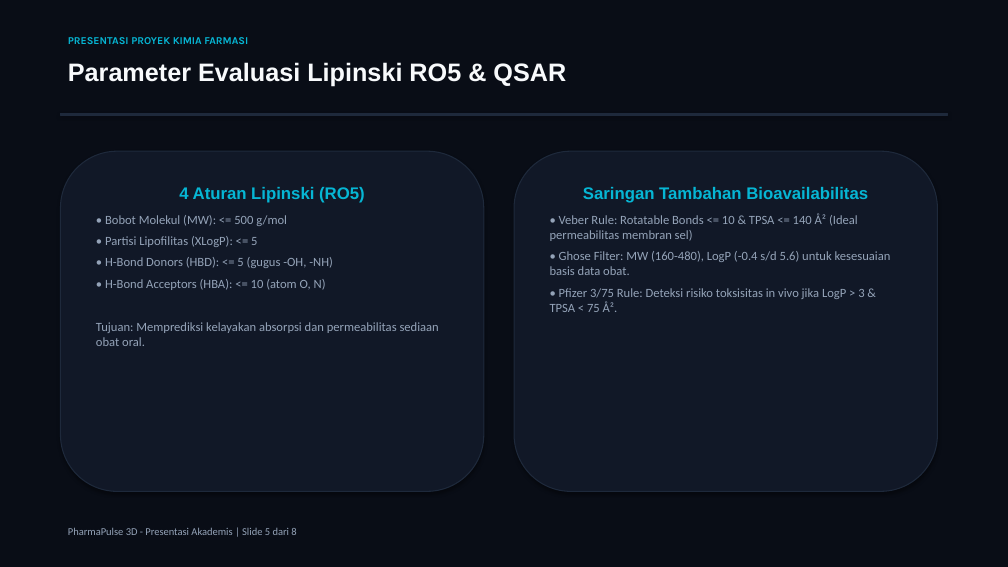
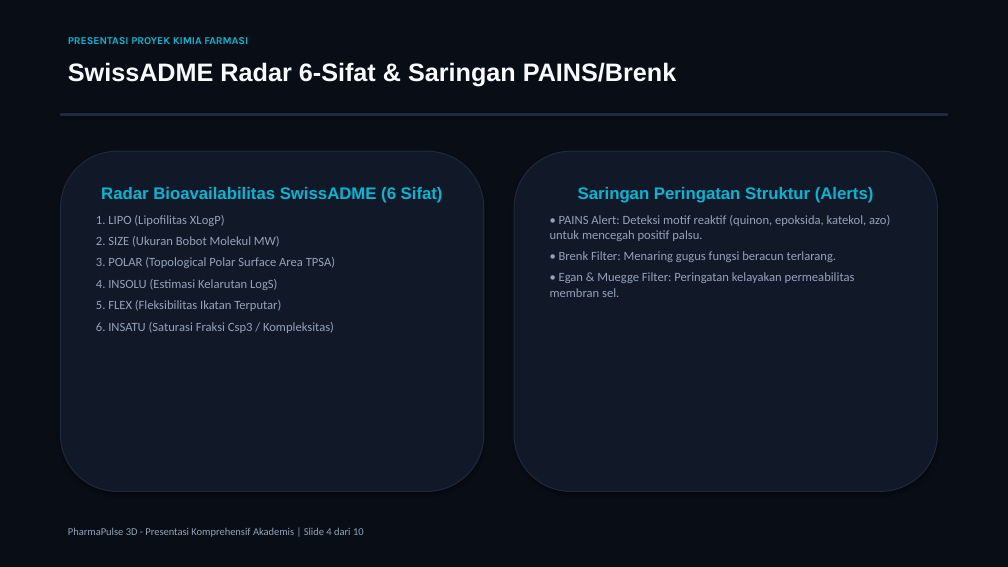
Before and after one commit to novarani1511/pharmapulse-3d, a slide deck: slide 4 of Presentasi_PharmaPulse_3D.pptx (slide 5 before the commit). Drawn at 1008x567 pixels with LibreOffice and Linux fonts; fonts in the diff are those of the drawing. Boxes give left, top, right and bottom in pixels: in the first picture for what was removed or moved away, otherwise in the second. Text is boxed around its words. In the diff, an @@ line names an element or a change of style, - is before the commit and + after.

Commit message:
Major Academic Upgrade: ChEMBL QSAR Modeling, SwissADME Radar, PAINS Alerts, BCS Ionization, & SwissADME Validation Table

```diff
--- a/Presentasi_PharmaPulse_3D.pptx
+++ b/Presentasi_PharmaPulse_3D.pptx
@@ text at box(68, 62, 677, 87): text changed @@
-Parameter Evaluasi Lipinski RO5 & QSAR
+SwissADME Radar 6-Sifat & Saringan PAINS/Brenk
@@ text in rounded rectangle at box(96, 187, 443, 333): text changed @@
-4 Aturan Lipinski (RO5)
-• Bobot Molekul (MW): <= 500 g/mol
-• Partisi Lipofilitas (XLogP): <= 5
-• H-Bond Donors (HBD): <= 5 (gugus -OH, -NH)
-• H-Bond Acceptors (HBA): <= 10 (atom O, N)
-Tujuan: Memprediksi kelayakan absorpsi dan permeabilitas sediaan obat oral.
+Radar Bioavailabilitas SwissADME (6 Sifat)
+1. LIPO (Lipofilitas XLogP)
+2. SIZE (Ukuran Bobot Molekul MW)
+3. POLAR (Topological Polar Surface Area TPSA)
+4. INSOLU (Estimasi Kelarutan LogS)
+5. FLEX (Fleksibilitas Ikatan Terputar)
+6. INSATU (Saturasi Fraksi Csp3 / Kompleksitas)
@@ text in rounded rectangle at box(550, 187, 890, 297): text changed @@
-Saringan Tambahan Bioavailabilitas
-• Veber Rule: Rotatable Bonds <= 10 & TPSA <= 140 Å² (Ideal permeabilitas membran sel)
-• Ghose Filter: MW (160-480), LogP (-0.4 s/d 5.6) untuk kesesuaian basis data obat.
-• Pfizer 3/75 Rule: Deteksi risiko toksisitas in vivo jika LogP > 3 & TPSA < 75 Å².
+Saringan Peringatan Struktur (Alerts)
+• PAINS Alert: Deteksi motif reaktif (quinon, epoksida, katekol, azo) untuk mencegah positif palsu.
+• Brenk Filter: Menaring gugus fungsi beracun terlarang.
+• Egan & Muegge Filter: Peringatan kelayakan permeabilitas membran sel.
@@ text at box(68, 527, 364, 537): text changed @@
-PharmaPulse 3D - Presentasi Akademis | Slide 5 dari 8
+PharmaPulse 3D - Presentasi Komprehensif Akademis | Slide 4 dari 10
```
Also in this commit, not shown: 4 other slides changed, 5 slides added, 3 slides removed, 5 other files.
